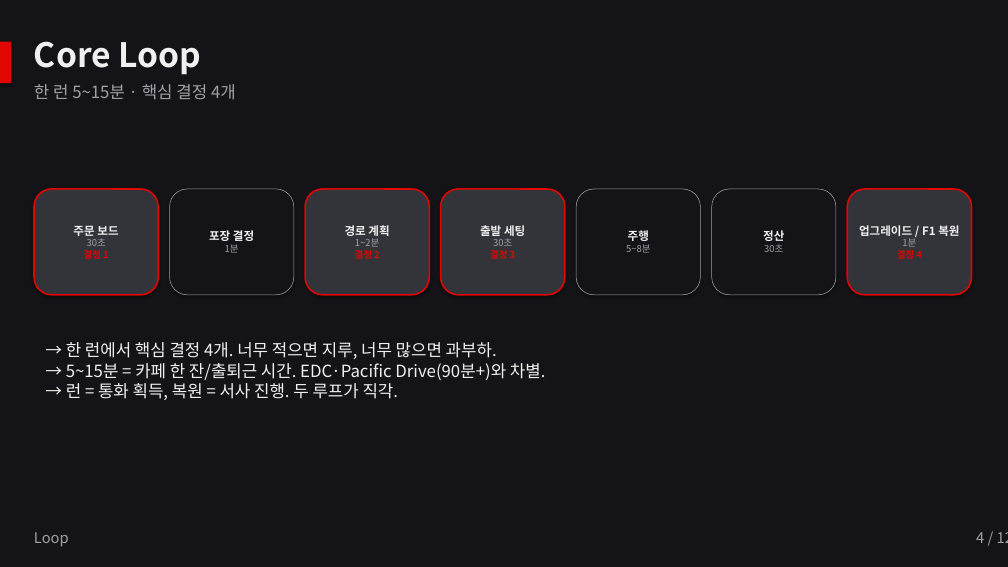
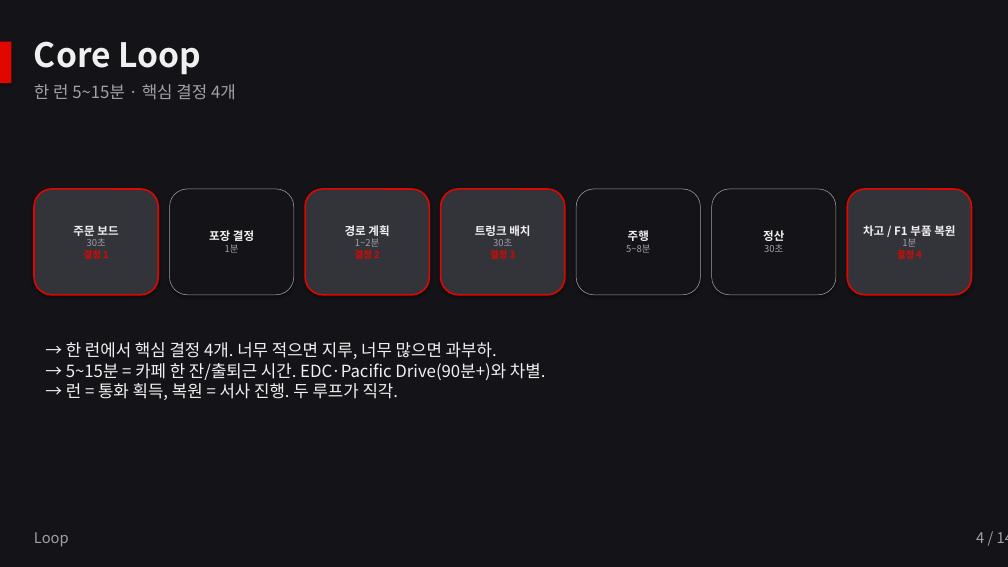
Before and after one commit to stardohyun12/F1Game, a slide deck: slide 4 of PitCrew_기획서.pptx. Drawn at 1008x567 pixels with LibreOffice and Linux fonts; fonts in the diff are those of the drawing. Boxes give left, top, right and bottom in pixels: in the first picture for what was removed or moved away, otherwise in the second. Text is boxed around its words. In the diff, an @@ line names an element or a change of style, - is before the commit and + after.

Commit message:
docs(pptx): 기획서 현행화 — D-39 상태 + 신규 슬라이드 2개
업데이트 (텍스트):
- 슬라이드 3 (Snapshot): 현재 빌드 항목 D-39 기준으로 갱신
  (3 zone / 잡 11 / 다물건 트렁크 / 3D 포장 / 경로계획 + 미니맵 + 화살표 /
   다물건 정산 / Service Locator 14/14)
- 슬라이드 4 (Core Loop): '출발 세팅' -> '트렁크 배치',
  '업그레이드 / F1 복원' -> '차고 / F1 부품 복원'
- 슬라이드 10 (Scope): 'MVP 4주' -> 'Vertical Slice 데모 6주 (D-Day 2026-06-24)',
  콘텐츠 양 (잡 11 / 3 zone / F1 부품 6 골격 데모 2 복원)
- 슬라이드 12 (Status): 채널별 데모 가능 상태 부기

신규:
- 슬라이드 13: 결정 채널 9 × 구현 현황 표 (4 column)
- 슬라이드 14: 잔여 일정 W3~W6 표 (3 column)

페이지 번호 12 -> 14. 백업 .bak 파일 동봉.

```diff
--- a/PitCrew_기획서.pptx
+++ b/PitCrew_기획서.pptx
@@ text in rounded rectangle at (x1=475, y1=225, x2=530, y2=236): text changed @@
-출발 세팅
+트렁크 배치
@@ text in rounded rectangle at (x1=863, y1=225, x2=955, y2=236): text changed @@
-업그레이드 / F1 복원
+차고 / F1 부품 복원
@@ text at (x1=976, y1=532, x2=1008, y2=543): text changed @@
-4 / 12
+4 / 14
```
Also in this commit, not shown: 10 other slides changed, 2 slides added.
